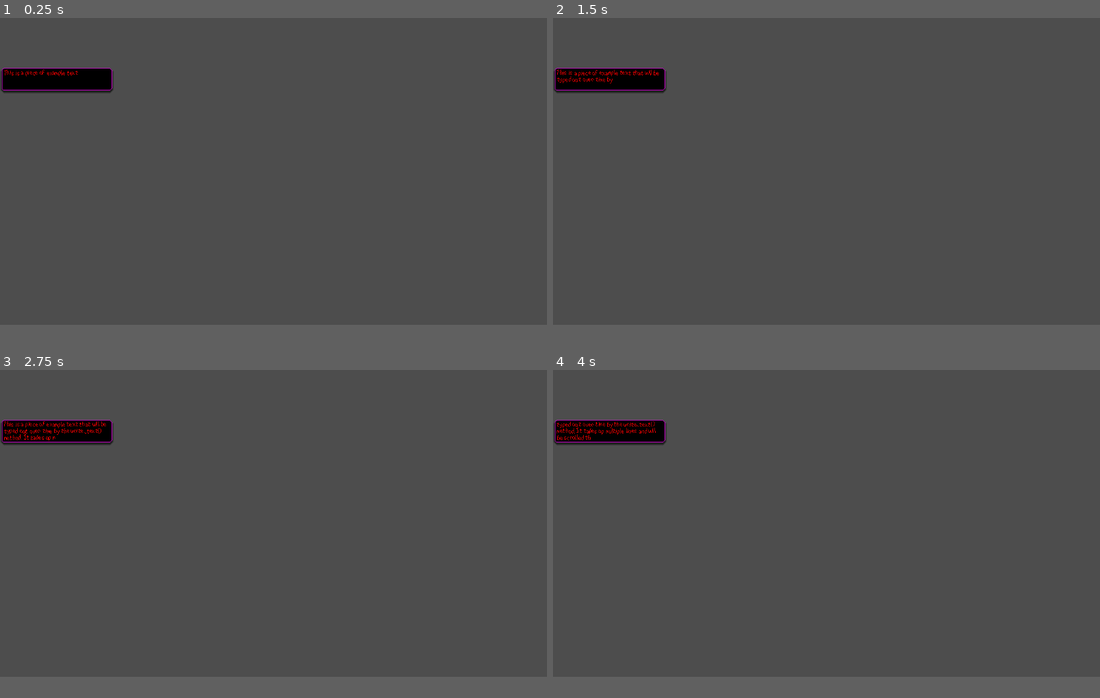
Above: before the commit, frames 1-4 (two rows, left to right).
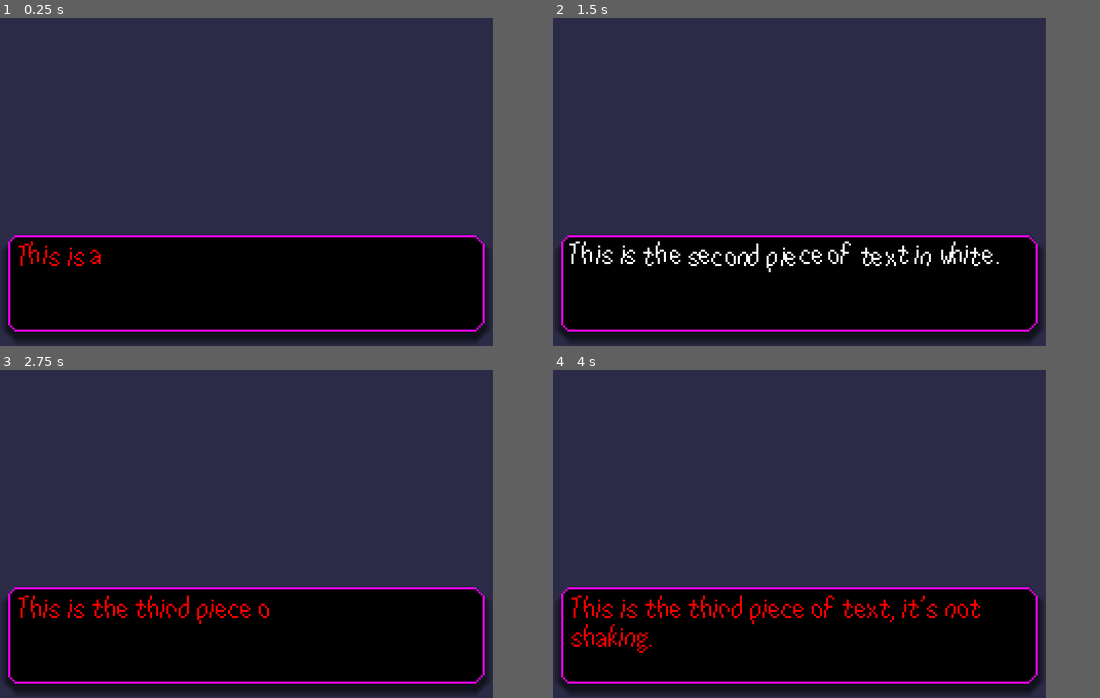
Above: after the commit, the same moments.

Repository: AxelArredondo/gamejam-2026
Game: Godot game, scene res://scenes/text_box.tscn
The game is run twice, just before and just after one commit, with the same random seed, the same clock (stepped at 60 frames per second) and the same inputs. The project has no main scene, so this scene is started directly.
Inputs:
- Up to frame 1 (0.25 s): no input
- Up to frame 2 (1.5 s): tap Enter (AdvanceText, bound only after the commit) at 0.5, 0.6, 1.35 s
- Up to frame 3 (2.75 s): tap Enter (AdvanceText, bound only after the commit) at 2.1 s
- Up to frame 4 (4 s): tap Enter (AdvanceText, bound only after the commit) at 2.85, 3.6 s
In our replay, the window is 799x449 before the commit and 720x480 after it. These sizes can differ from the game's own. Grey fills any space a smaller window leaves; there, only what the larger window draws over its background counts as a difference.

The runs differ from the first frame. In frame 1, 87% of the frame differs, in the area x 0-91%, y 0-100%; in frame 2, 87%; in frame 3, 87%; in frame 4, 87%.

Commit message:
remaining changes I've made

Diff:
--- a/project.godot
+++ b/project.godot
@@ -13,3 +13,30 @@
 config/name="gamejam2026"
 config/features=PackedStringArray("4.5", "Forward Plus")
 config/icon="res://icon.svg"
+
+[display]
+
+window/size/viewport_width=240
+window/size/viewport_height=160
+window/stretch/mode="viewport"
+
+[gui]
+
+theme/custom="uid://cxbf03eg421lj"
+
+[input]
+
+AdvanceText={
+"deadzone": 0.2,
+"events": [Object(InputEventKey,"resource_local_to_scene":false,"resource_name":"","device":-1,"window_id":0,"alt_pressed":false,"shift_pressed":false,"ctrl_pressed":false,"meta_pressed":false,"pressed":false,"keycode":0,"physical_keycode":4194309,"key_label":0,"unicode":0,"location":0,"echo":false,"script":null)
+]
+}
+
+[internationalization]
+
+locale/translations=PackedStringArray("res://texts/en.en.translation")
+
+[rendering]
+
+textures/canvas_textures/default_texture_filter=0
+environment/defaults/default_clear_color=Color(0.16862746, 0.16862746, 0.2784314, 1)
--- /dev/null
+++ b/scenes/main.tscn
@@ -0,0 +1,7 @@
+[gd_scene format=3 uid="uid://x2kagh1dklgf"]
+
+[node name="Control" type="Control"]
+layout_mode = 3
+anchors_preset = 0
+offset_right = 40.0
+offset_bottom = 40.0
--- /dev/null
+++ b/scenes/main_menu.tscn
@@ -0,0 +1,153 @@
+[gd_scene load_steps=3 format=3 uid="uid://ciw3fj3j0a4er"]
+
+[ext_resource type="Script" path="res://scripts/main_menu.gd" id="1_ekxnf"]
+[ext_resource type="Theme" uid="uid://bxeqkmw2bd50j" path="res://theme.tres" id="1_l6cm7"]
+
+[node name="Main Menu" type="Node"]
+script = ExtResource("1_ekxnf")
+
+[node name="Camera2D" type="Camera2D" parent="."]
+anchor_mode = 0
+
+[node name="Main Screen" type="Control" parent="."]
+layout_mode = 3
+anchors_preset = 15
+anchor_right = 1.0
+anchor_bottom = 1.0
+grow_horizontal = 2
+grow_vertical = 2
+size_flags_horizontal = 3
+size_flags_vertical = 3
+
+[node name="MarginContainer" type="MarginContainer" parent="Main Screen"]
+layout_mode = 1
+anchors_preset = 5
+anchor_left = 0.5
+anchor_right = 0.5
+offset_left = -70.0
+offset_right = 70.0
+offset_bottom = 110.0
+grow_horizontal = 2
+theme_override_constants/margin_left = 8
+theme_override_constants/margin_top = 8
+theme_override_constants/margin_right = 8
+theme_override_constants/margin_bottom = 8
+
+[node name="VBoxContainer" type="VBoxContainer" parent="Main Screen/MarginContainer"]
+layout_mode = 2
+
+[node name="Game Title" type="RichTextLabel" parent="Main Screen/MarginContainer/VBoxContainer"]
+layout_mode = 2
+theme = ExtResource("1_l6cm7")
+theme_override_font_sizes/normal_font_size = 32
+text = "Game Title
+"
+fit_content = true
+autowrap_mode = 0
+
+[node name="Play Button" type="Button" parent="Main Screen/MarginContainer/VBoxContainer"]
+layout_mode = 2
+text = "Play"
+
+[node name="Settings Button" type="Button" parent="Main Screen/MarginContainer/VBoxContainer"]
+layout_mode = 2
+text = "Settings"
+
+[node name="Credits Button" type="Button" parent="Main Screen/MarginContainer/VBoxContainer"]
+layout_mode = 2
+text = "Credits"
+
+[node name="Settings Screen" type="Control" parent="."]
+layout_mode = 3
+anchors_preset = 15
+anchor_right = 1.0
+anchor_bottom = 1.0
+offset_left = -240.0
+offset_right = -240.0
+grow_horizontal = 2
+grow_vertical = 2
+size_flags_horizontal = 3
+size_flags_vertical = 3
+
+[node name="MarginContainer" type="MarginContainer" parent="Settings Screen"]
+layout_mode = 1
+anchors_preset = 13
+anchor_left = 0.5
+anchor_right = 0.5
+anchor_bottom = 1.0
+offset_left = -60.0
+offset_right = 60.0
+grow_horizontal = 2
+grow_vertical = 2
+theme_override_constants/margin_left = 8
+theme_override_constants/margin_top = 8
+theme_override_constants/margin_right = 8
+theme_override_constants/margin_bottom = 8
+
+[node name="VBoxContainer" type="VBoxContainer" parent="Settings Screen/MarginContainer"]
+layout_mode = 2
+
+[node name="Settings Title" type="RichTextLabel" parent="Settings Screen/MarginContainer/VBoxContainer"]
+layout_mode = 2
+size_flags_horizontal = 4
+theme = ExtResource("1_l6cm7")
+theme_override_font_sizes/normal_font_size = 32
+text = "Settings"
+fit_content = true
+autowrap_mode = 0
+horizontal_alignment = 1
+
+[node name="Back Button" type="Button" parent="Settings Screen/MarginContainer/VBoxContainer"]
+layout_mode = 2
+size_flags_vertical = 10
+text = "Back"
+
+[node name="Credits Screen" type="Control" parent="."]
+layout_mode = 3
+anchors_preset = 15
+anchor_right = 1.0
+anchor_bottom = 1.0
+offset_top = 160.0
+offset_bottom = 160.0
+grow_horizontal = 2
+grow_vertical = 2
+size_flags_horizontal = 3
+size_flags_vertical = 3
+
+[node name="MarginContainer" type="MarginContainer" parent="Credits Screen"]
+layout_mode = 1
+anchors_preset = 13
+anchor_left = 0.5
+anchor_right = 0.5
+anchor_bottom = 1.0
+offset_left = -53.0
+offset_right = 53.0
+grow_horizontal = 2
+grow_vertical = 2
+theme_override_constants/margin_left = 8
+theme_override_constants/margin_top = 8
+theme_override_constants/margin_right = 8
+theme_override_constants/margin_bottom = 8
+
+[node name="VBoxContainer" type="VBoxContainer" parent="Credits Screen/MarginContainer"]
+layout_mode = 2
+
+[node name="Credits Title" type="RichTextLabel" parent="Credits Screen/MarginContainer/VBoxContainer"]
+layout_mode = 2
+size_flags_horizontal = 4
+theme = ExtResource("1_l6cm7")
+theme_override_font_sizes/normal_font_size = 32
+text = "Credits"
+fit_content = true
+autowrap_mode = 0
+horizontal_alignment = 1
+
+[node name="Back Button" type="Button" parent="Credits Screen/MarginContainer/VBoxContainer"]
+layout_mode = 2
+size_flags_vertical = 10
+text = "Back"
+
+[connection signal="pressed" from="Main Screen/MarginContainer/VBoxContainer/Settings Button" to="." method="_on_settings_button_pressed"]
+[connection signal="pressed" from="Main Screen/MarginContainer/VBoxContainer/Credits Button" to="." method="_on_credits_button_pressed"]
+[connection signal="pressed" from="Settings Screen/MarginContainer/VBoxContainer/Back Button" to="." method="_on_back_button_pressed"]
+[connection signal="pressed" from="Credits Screen/MarginContainer/VBoxContainer/Back Button" to="." method="_on_back_button_pressed"]
--- a/scenes/text_box.tscn
+++ b/scenes/text_box.tscn
@@ -1,7 +1,8 @@
-[gd_scene load_steps=3 format=3 uid="uid://5k0fcifr63s7"]
+[gd_scene load_steps=4 format=3 uid="uid://5k0fcifr63s7"]
 
 [ext_resource type="Script" uid="uid://cmtmvjeg7k8vi" path="res://scripts/text_box.gd" id="1_dyarx"]
 [ext_resource type="Theme" uid="uid://b6yya4uatg1jx" path="res://assets/themes/text_box.tres" id="1_wscpg"]
+[ext_resource type="AudioStream" uid="uid://c4eaa0tecupja" path="res://assets/sounds/Text.ogg" id="3_qdwih"]
 
 [node name="TextBox" type="Node2D"]
 script = ExtResource("1_dyarx")
@@ -15,10 +16,15 @@
 offset_bottom = 152.0
 theme = ExtResource("1_wscpg")
 bbcode_enabled = true
-text = "[shake rate=15 level=5]This is a piece of example text. It will scroll over time as new lines are added, as you see here."
+text = "You shouldn't be seeing this. What the hell happened?"
 scroll_active = false
 scroll_following_visible_characters = true
 
 [node name="CharacterDrawTimer" type="Timer" parent="."]
 
+[node name="TextBoxSound" type="AudioStreamPlayer2D" parent="."]
+stream = ExtResource("3_qdwih")
+volume_db = -20.0
+max_polyphony = 10
+
 [connection signal="timeout" from="CharacterDrawTimer" to="." method="_on_character_draw_timer_timeout"]
--- a/scripts/text_box.gd
+++ b/scripts/text_box.gd
@@ -1,32 +1,50 @@
 extends Node2D
-var text_length: int
 var tags_length: int
+var key_set: String
+var key_number = 0
 
-# Called when the node enters the scene tree for the first time.
+## This is a text box that writes out text it's given.
+## Text is passed into it using a translation key that looks something like EXAMPLE. These are defined in /texts/en.csv.
+## The text box will run through all the numbers associated with that key, starting at 0.
+## This means it will display EXAMPLE_0, then EXAMPLE_1, then EXAMPLE_2.
+
+func _init(key_set_to_use = "EXAMPLE") -> void:
+	key_set = key_set_to_use
+
 func _ready() -> void:
-	write_text("This is a piece of example text that will be typed out over time by the write_text() method. It takes up multiple lines and will be scrolled through accordingly.", "[shake rate=15 level=5]")
+	write_text(tr(key_set + "_" + str(key_number)))
 
-
-# Called every frame. 'delta' is the elapsed time since the previous frame.
 @warning_ignore("unused_parameter")
 func _process(delta: float) -> void:
-	pass
+	if Input.is_action_just_pressed("AdvanceText"):
+		if $Text.visible_characters == -1:
+			key_number += 1
+			if tr(key_set + "_" + str(key_number)) == key_set + "_" + str(key_number):
+				pass
+			else:
+				write_text(tr(key_set + "_" + str(key_number)))
+		else:
+			pass
+			$Text.visible_characters = -1
+			$CharacterDrawTimer.stop()
 
-func write_text(text: String, tags = "", speed = 30):
+func write_text(text: String) -> void:
 
 	## Writes a piece of text to the text box over time.
 	## String text: the string to write.
-	## String tags: a string of bbcode tags to apply to the text, defaults to empty string.
-	## float speed: the speed to write in characters per second, defaults to 30.
 
-	text_length = text.length()
-	tags_length = tags.length()
-	$CharacterDrawTimer.wait_time = 1.0 / speed
-	$Text.text = tags + text
+	$CharacterDrawTimer.wait_time = 1.0 / 40
+	$Text.text = text
+	print("set text to " + text)
 	$CharacterDrawTimer.start()
-	$Text.visible_characters = tags_length + 1
+	$Text.visible_characters = 1
+	$TextBoxSound.play()
 
 func _on_character_draw_timer_timeout() -> void:
 	$Text.visible_characters += 1
-	if $Text.visible_characters == text_length + tags_length:
+	if $Text.visible_characters % 3:
+		$TextBoxSound.play()
+	if $Text.visible_characters == $Text.get_parsed_text().length():
+		$Text.visible_characters = -1
+		print("visible characters set to -1")
 		$CharacterDrawTimer.stop()
--- /dev/null
+++ b/texts/en.csv
@@ -0,0 +1,5 @@
+keys,en
+TITLE,Undercover
+EXAMPLE_0,[shake rate=15 level=5]This is a piece of example text that will be typed out over time by the write_text() method. It takes up multiple lines and will be scrolled through accordingly.
+EXAMPLE_1,[shake rate=15 level=5][color=white]This is the second piece of text in white.
+EXAMPLE_2,"This is the third piece of text, it's not shaking."
Not shown, added: assets/sounds/Text.ogg.import
Not shown, added: texts/en.csv.import
Not shown: 1 places in theme.tres that only renumber resources
Not shown, added: assets/sounds/Text.ogg
